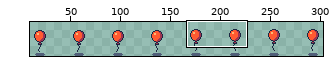
Sprite sheet, stored at sprites/player/normal.png. Above: a wide view before the commit, with the close-up outlined.
Close-up. The starting point:
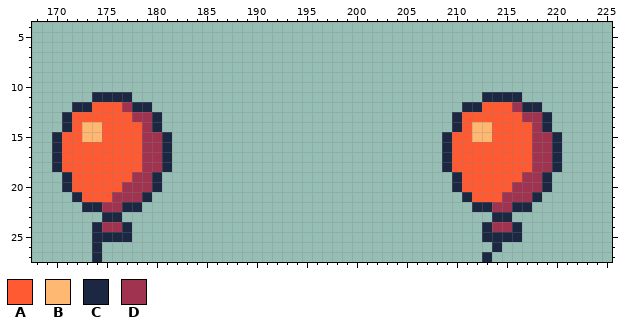
The file is 312x38 pixels. Shown: x 168..225, y 4..27. The wide view leaves out empty margins. The commit also changed other parts of the picture, which this record leaves out.
Palette (. is transparent): A #ff5a31  B #feb872  C #1c2742  D #a03450
Pixels before, first column x 170:
11 ....CCCC...................................CCCC....
12 ..CCAAADCC...............................CCAAADCC..
13 .CAAAAAADDC.............................CAAAAAADDC.
14 .CABBAAAADC.............................CABBAAAADC.
15 CAABBAAAADDC...........................CAABBAAAADDC
16 CAAAAAAAADDC...........................CAAAAAAAADDC
17 CAAAAAAAADDC...........................CAAAAAAAADDC
18 CAAAAAAAADDC...........................CAAAAAAAADDC
19 .CAAAAAADDC.............................CAAAAAADDC.
20 .CAAAAADDDC.............................CAAAAADDDC.
21 ..CAAADDDC...............................CAAADDDC..
22 ...CCDDCC.................................CCDDCC...
23 .....CC.....................................CC.....
24 ....CDDC...................................CDDC....
25 ....CCCC...................................CCCC....
26 ....C.......................................C......
27 ....C......................................C.......
The same view after the edit:
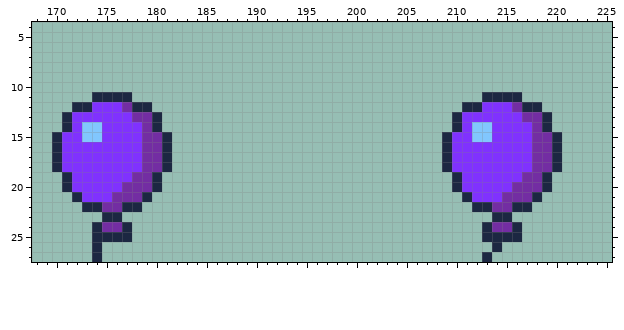
Changes in this commit:
colour A: #ff5a31 -> #8031ff
colour B: #feb872 -> #81c6fe
colour D: #a03450 -> #732da3
Changed places in both close-ups, as pixel boxes (x1, y1, x2, y2):
changed: (62, 102, 162, 232)
changed: (452, 102, 552, 232)
